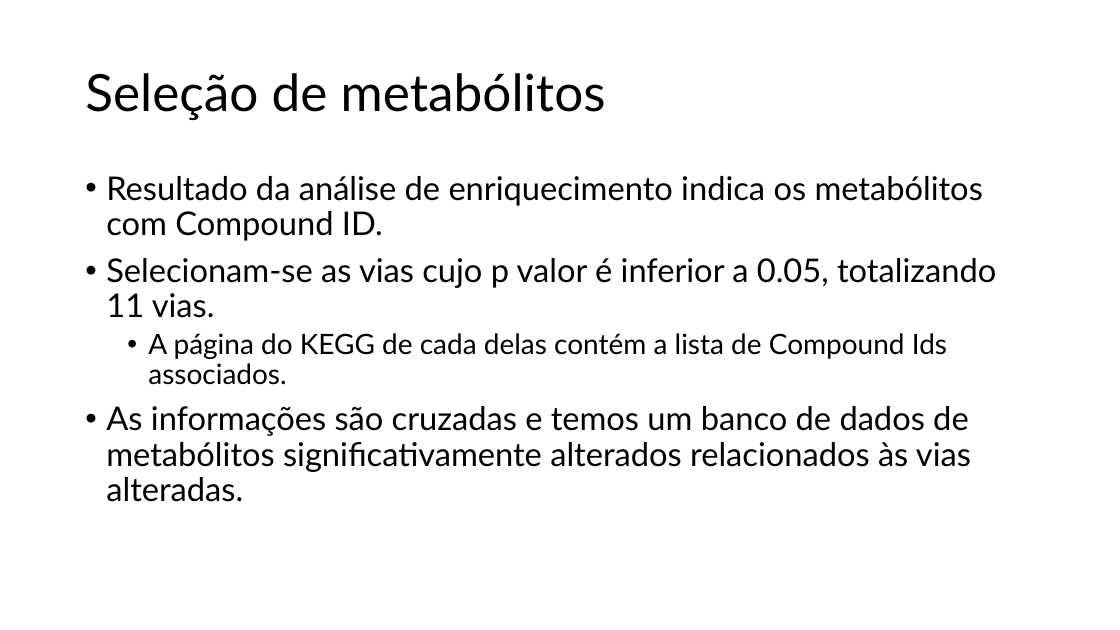
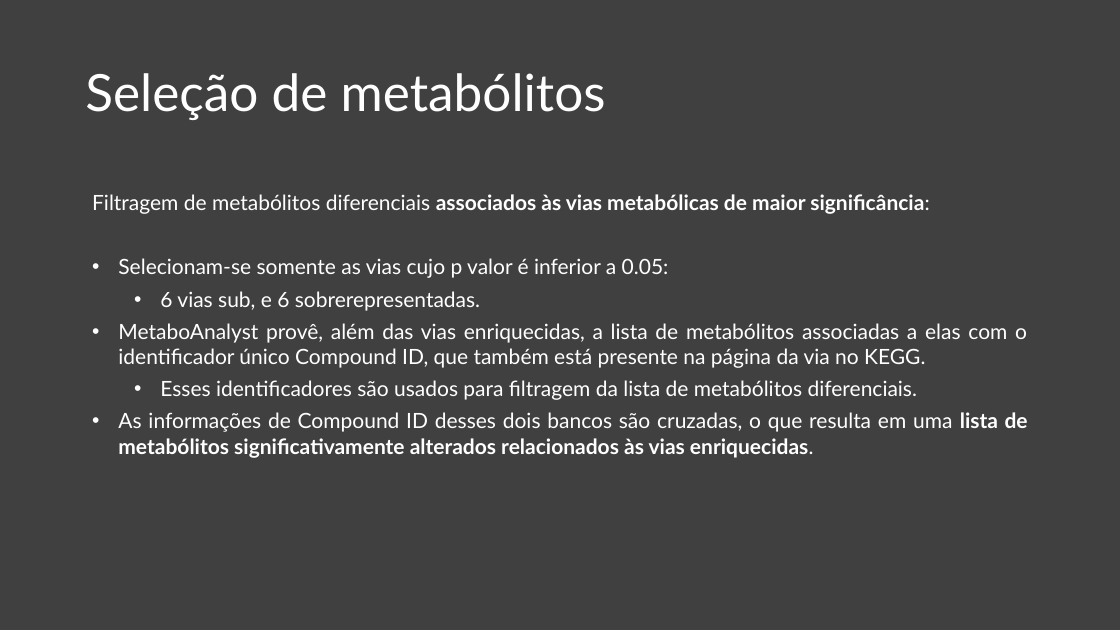
Before and after one commit to Gyovana-Moriyama/MO413-Ciencia-e-Visualizacao-de-Dados-em-Saude-2024, a slide deck: slide 7 of project-3-final/pipelines/pipeline.pptx (slide 4 before the commit). Drawn at 1120x630 pixels with LibreOffice and Linux fonts; fonts in the diff are those of the drawing. Boxes give left, top, right and bottom in pixels: in the first picture for what was removed or moved away, otherwise in the second. Text is boxed around its words. In the diff, an @@ line names an element or a change of style, - is before the commit and + after.

```diff
--- a/project-3-final/pipelines/pipeline.pptx
+++ b/project-3-final/pipelines/pipeline.pptx
@@ background #FFFFFF to #404040 @@
@@ title "Seleção de metabólitos" at [85, 73, 606, 120]: text colour #000000 to #FFFFFF @@
@@ text at [92, 194, 1028, 458]: text changed; size 28 to 18 pt; text colour #000000 to #FFFFFF @@
-• Resultado da análise de enriquecimento indica os metabólitos com Compound ID.
-• Selecionam-se as vias cujo p valor é inferior a 0.05, totalizando 11 vias.
-  • A página do KEGG de cada delas contém a lista de Compound Ids associados.
-• As informações são cruzadas e temos um banco de dados de metabólitos significativamente alterados relacionados às vias alteradas.
+Filtragem de metabólitos diferenciais associados às vias metabólicas de maior significância:
+• Selecionam-se somente as vias cujo p valor é inferior a 0.05:
+  • 6 vias sub, e 6 sobrerepresentadas.
+• MetaboAnalyst provê, além das vias enriquecidas, a lista de metabólitos associadas a elas com o identificador único Compound ID, que também está presente na página da via no KEGG.
+  • Esses identificadores são usados para filtragem da lista de metabólitos diferenciais.
+• As informações de Compound ID desses dois bancos são cruzadas, o que resulta em uma lista de metabólitos significativamente alterados relacionados às vias enriquecidas.
```
Also in this commit, not shown: 4 other slides changed, 14 slides added, 4 slides removed.
